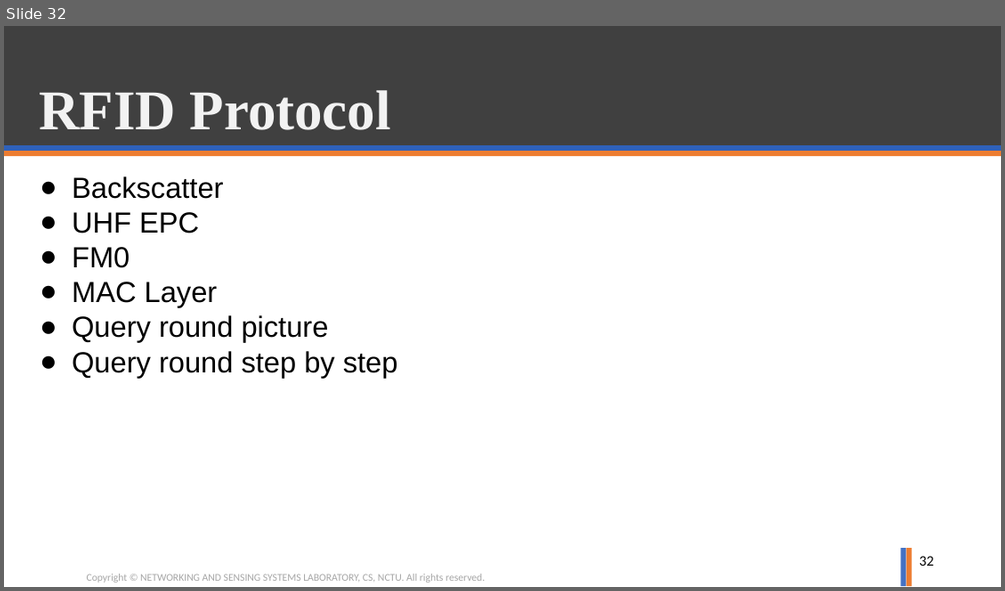
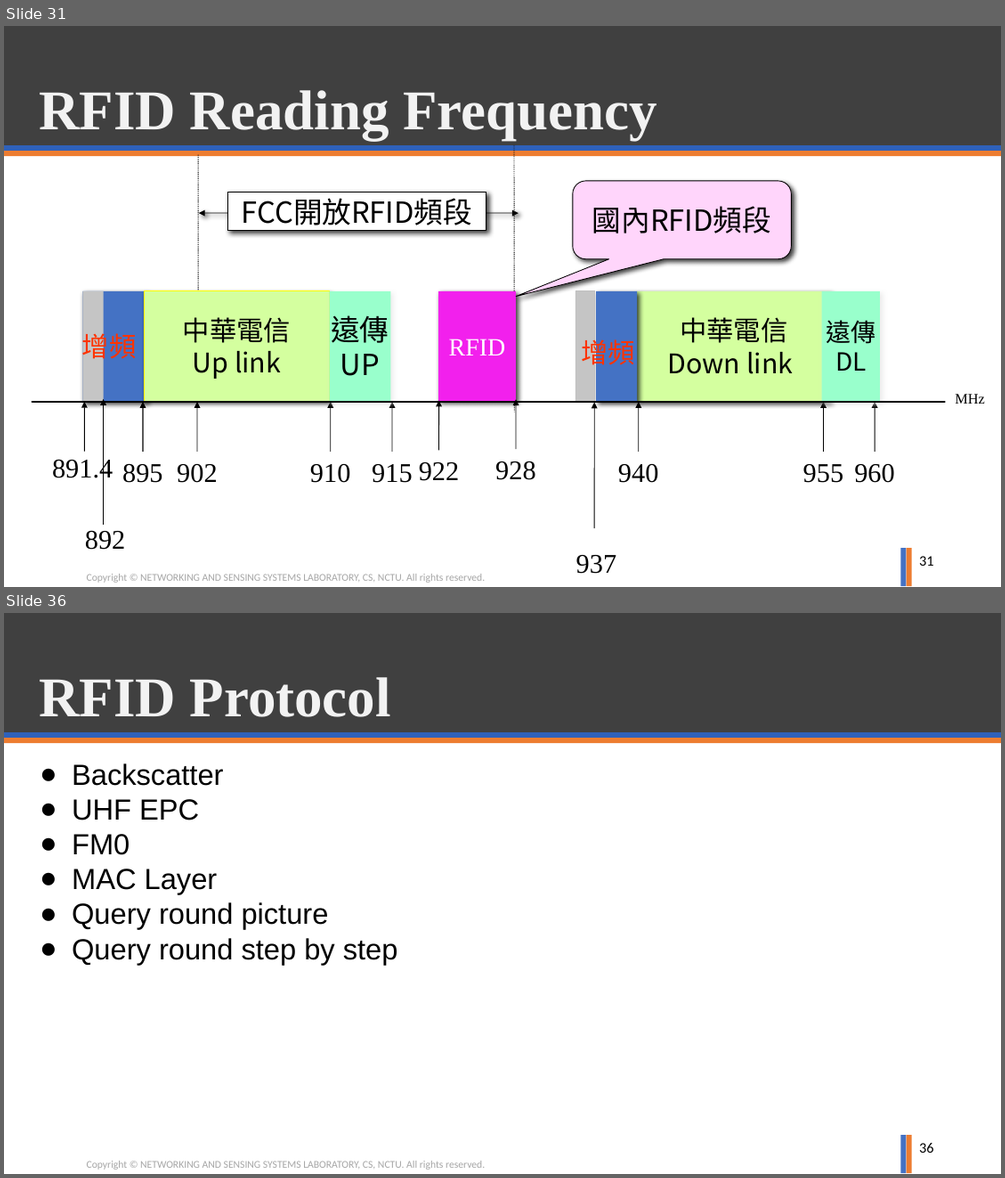
Before and after one commit to ghostkingwilly/Signal_Training_Freshman, a slide deck: Freshman_Training.pptx. Shown one above the other, each under a label of ours: slide 32 before the commit, slides 31 and 36 after it; the slides between them are not shown. The pictures are 1005x591 and 1005x1178 pixels, drawn with LibreOffice and Linux fonts; fonts in the diff are those of the drawing; background and template pictures are left out. Boxes give left, top, right and bottom in pixels: in the first picture for what was removed or moved away, otherwise in the second. Text is boxed around its words. In the diff, an @@ line names an element or a change of style, - is before the commit and + after.

Commit message:
RFID update

```diff
--- a/Freshman_Training.pptx
+++ b/Freshman_Training.pptx
@@ slide 31 added at (4,26,1001,587), background #FFFFFF; not listed: 6 template elements that a slide beside it also shows @@
@@ title added at (39,90,657,140), 54 pt, text #F2F2F2, bold @@
+RFID Reading Frequency
@@ group added at (32,145,985,573): 15 texts, 14 arrows, 10 rectangles, 3 lines, 1 rounded speech box @@
+MHz
+FCC開放RFID頻段
+中華電信
+Up link
+中華電信
+Down link
+RFID
+915
+928
+922
+910
+895
+940
+955
+960
+902
+遠傳
+DL
+遠傳
+UP
+891.4
+937
+892
+增頻
+增頻
+國內RFID頻段
@@ page number added at (919,556,934,565), 14 pt, text #000000 @@
+31
@@ what was slide 32 is now slide 36 @@
@@ page number at (919,1143,934,1152): text changed @@
-32
+36
```
Also in this commit, not shown: 2 slides changed, 4 other slides added, 1 slide removed.
